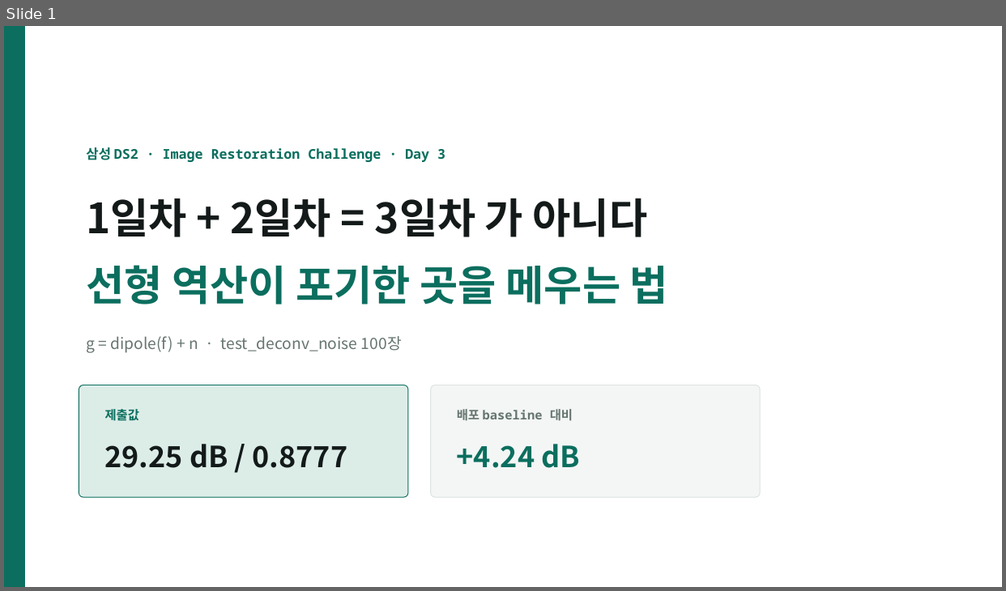
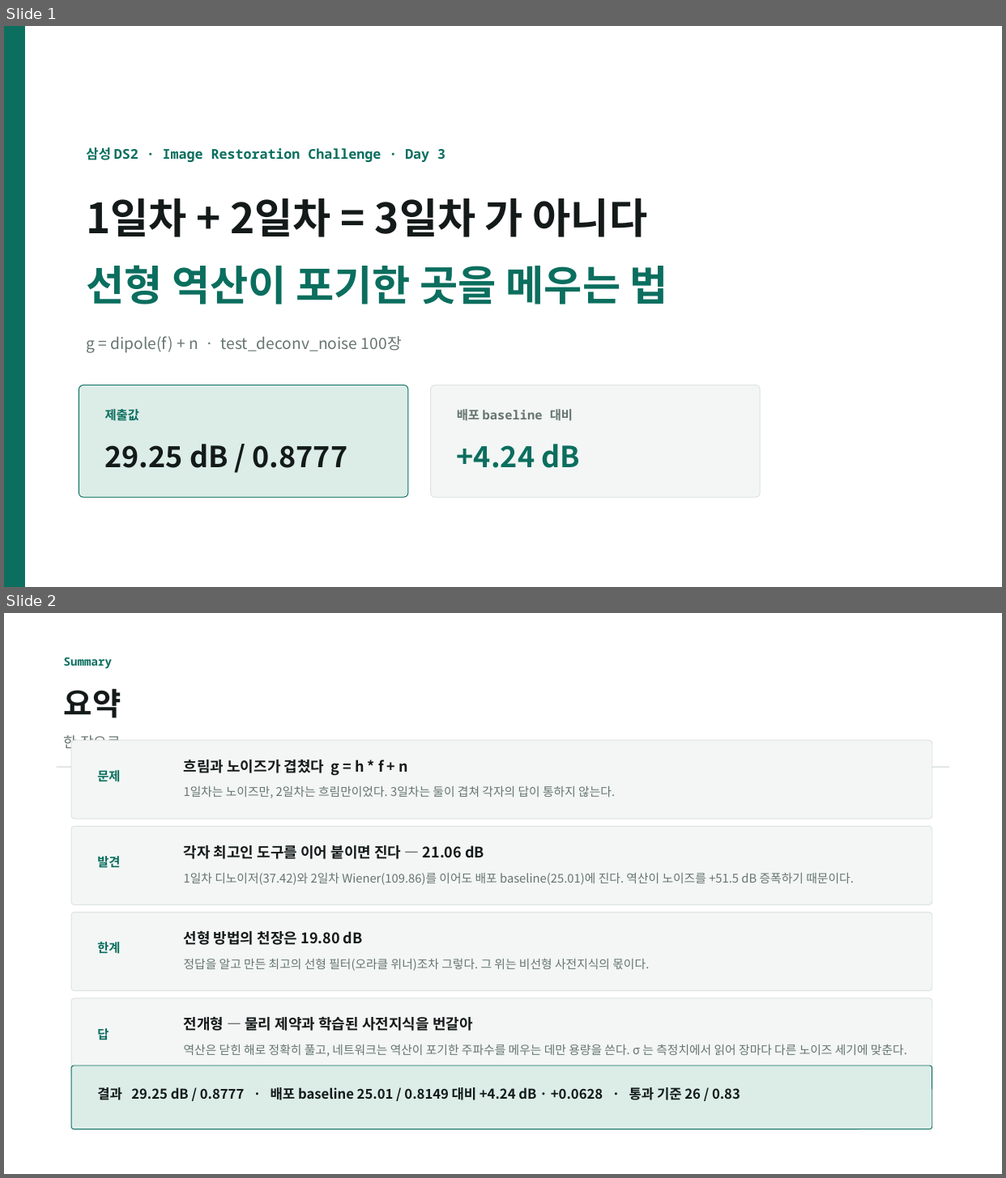
Before and after one commit to kithhooni-commits/ds-practice, a slide deck: 실습5/실습5_day3_발표_v2.pptx. Shown one above the other, each under a label of ours: slide 1 before the commit, slides 1 and 2 after it. The pictures are 1006x591 and 1006x1178 pixels, drawn with LibreOffice and Linux fonts; fonts in the diff are those of the drawing. Boxes give left, top, right and bottom in pixels: in the first picture for what was removed or moved away, otherwise in the second. Text is boxed around its words. In the diff, an @@ line names an element or a change of style, - is before the commit and + after.

```diff
--- a/실습5/실습5_day3_발표_v2.pptx
+++ b/실습5/실습5_day3_발표_v2.pptx
@@ slide 2 added at box(4, 613, 1002, 1174), background #FFFFFF @@
@@ text added at box(64, 657, 112, 669), 11 pt, text #0B6E5E, bold @@
+Summary
@@ text added at box(64, 688, 121, 718), 30 pt, text #131A19, bold @@
+요약
@@ text added at box(64, 735, 121, 748), 14 pt, text #66756F @@
+한 장으로
@@ rounded rectangle added at box(71, 740, 932, 819), fill #F3F6F5, outline #DCE3E0 0.75 pt @@
@@ rectangle added at box(57, 766, 949, 768), fill #DCE3E0 @@
@@ text added at box(97, 770, 120, 782), 12 pt, text #0B6E5E, bold @@
+문제
@@ text added at box(184, 760, 409, 776), 14 pt, text #131A19, bold @@
+흐림과 노이즈가 겹쳤다 g = h * f + n
@@ text added at box(184, 786, 615, 798), 11.5 pt, text #66756F @@
+1일차는 노이즈만, 2일차는 흐림만이었다. 3일차는 둘이 겹쳐 각자의 답이 통하지 않는다.
@@ rounded rectangle added at box(71, 826, 932, 905), fill #F3F6F5, outline #DCE3E0 0.75 pt @@
@@ text added at box(184, 845, 484, 859), 14 pt, text #131A19, bold @@
+각자 최고인 도구를 이어 붙이면 진다 — 21.06 dB
@@ text added at box(97, 856, 120, 868), 12 pt, text #0B6E5E, bold @@
+발견
@@ text added at box(184, 873, 854, 885), 11.5 pt, text #66756F @@
+1일차 디노이저(37.42)와 2일차 Wiener(109.86)를 이어도 배포 baseline(25.01)에 진다. 역산이 노이즈를 +51.5 dB 증폭하기 때문이다.
@@ rounded rectangle added at box(71, 913, 932, 991), fill #F3F6F5, outline #DCE3E0 0.75 pt @@
@@ text added at box(97, 942, 120, 954), 12 pt, text #0B6E5E, bold @@
+한계
@@ text added at box(184, 931, 363, 945), 14 pt, text #131A19, bold @@
+선형 방법의 천장은 19.80 dB
@@ text added at box(184, 958, 649, 971), 11.5 pt, text #66756F @@
+정답을 알고 만든 최고의 선형 필터(오라클 위너)조차 그렇다. 그 위는 비선형 사전지식의 몫이다.
@@ rounded rectangle added at box(71, 999, 932, 1077), fill #F3F6F5, outline #DCE3E0 0.75 pt @@
@@ text added at box(184, 1017, 473, 1031), 14 pt, text #131A19, bold @@
+전개형 — 물리 제약과 학습된 사전지식을 번갈아
@@ text added at box(97, 1029, 108, 1040), 12 pt, text #0B6E5E, bold @@
+답
@@ text added at box(184, 1045, 907, 1057), 11.5 pt, text #66756F @@
+역산은 닫힌 해로 정확히 풀고, 네트워크는 역산이 포기한 주파수를 메우는 데만 용량을 쓴다. σ 는 측정치에서 읽어 장마다 다른 노이즈 세기에 맞춘다.
@@ rounded rectangle added at box(71, 1066, 932, 1130), fill #DCEDE8, outline #0B6E5E 0.75 pt @@
@@ text added at box(97, 1088, 740, 1101), 13 pt, text #131A19, bold @@
+결과 29.25 dB / 0.8777 · 배포 baseline 25.01 / 0.8149 대비 +4.24 dB · +0.0628 · 통과 기준 26 / 0.83
```
Also in this commit, not shown: 1 other slide added, 1 other file.
